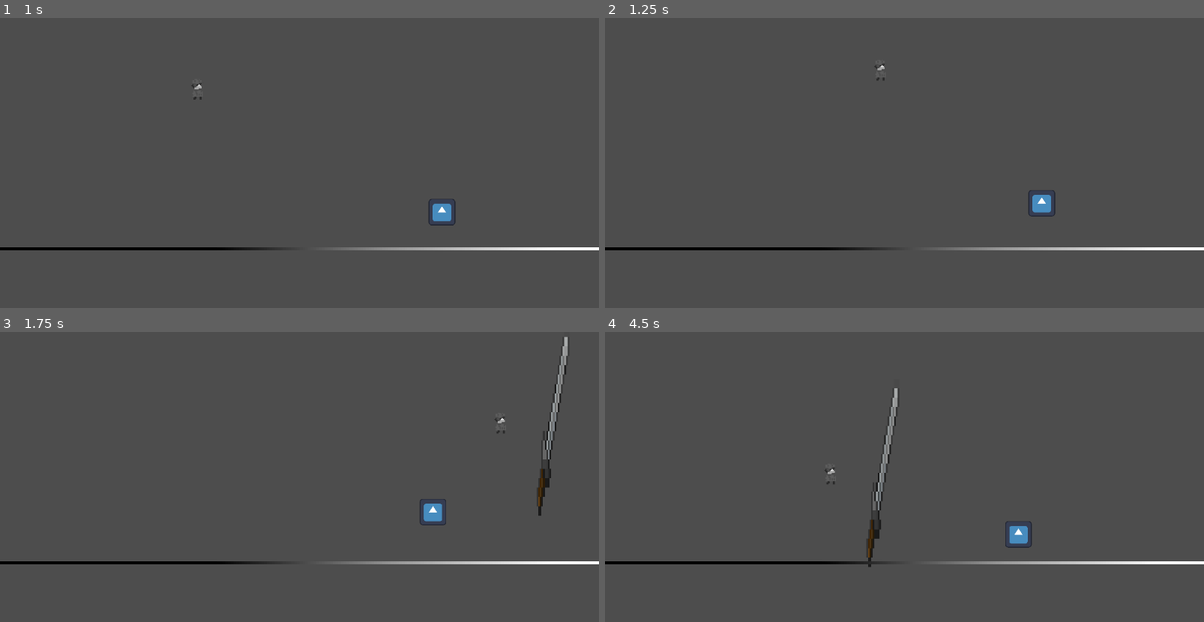
Above: before the commit, frames 1-4 (two rows, left to right).
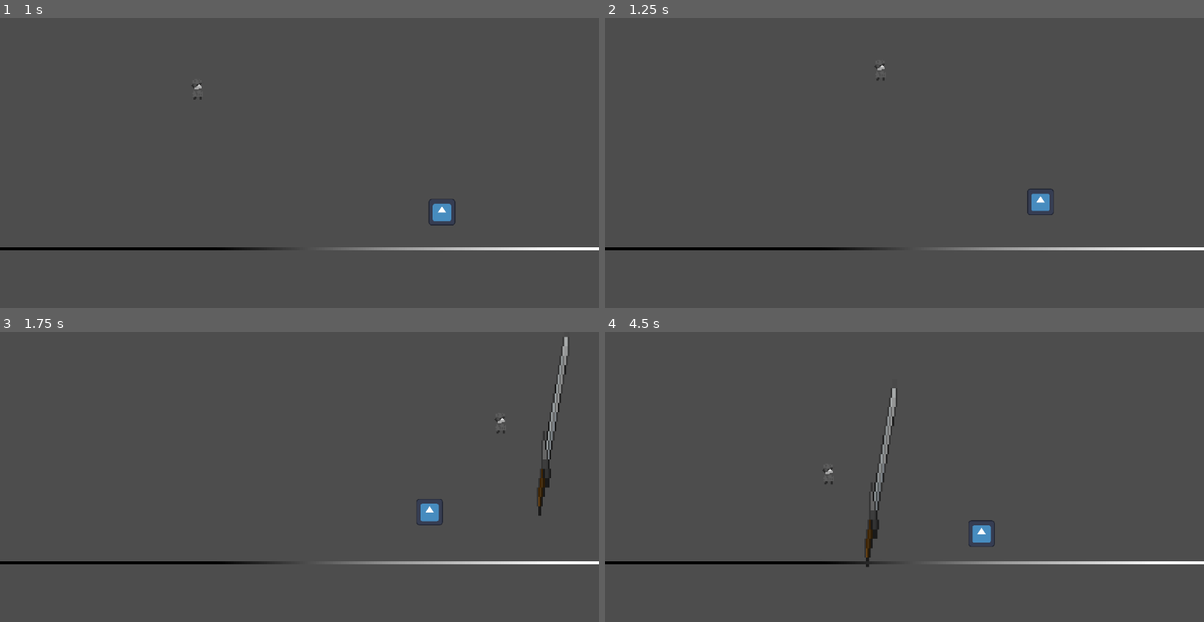
Above: after the commit, the same moments.

Repository: HimeWoo/untitled-paint-game
Game: Godot game, scene res://scenes/enemy_test.tscn
Two runs of this game, one before a commit and one after it. Both use one fixed random seed, a clock stepped at 60 frames per second and the inputs below. This scene is started directly instead of the project's main scene. The engine's default icon, where the game draws it, is replaced by a stand-in: a white triangle on a blue panel in a dark square.
Inputs (mouse positions are in pixels of both pictures, inside the frame that each line leads up to):
- Up to frame 1 (1 s): tap Enter (ui_accept) at 0.5 s; move the mouse to (269, 206) at 0.52 s; hold Right (ui_right) from 0.53 s (still down); tap J (melee_attack) at 0.6 s; click (269, 206) at 0.67 s; tap Space (jump) at 0.77 s
- Up to frame 2 (1.25 s): keep holding Right (ui_right)
- Up to frame 3 (1.75 s): keep holding Right (ui_right); move the mouse to (479, 503) at 1.27 s; tap Shift (dash) at 1.35 s; tap Space (jump) at 1.52 s; tap J (melee_attack) at 1.55 s
- Up to frame 4 (4.5 s): move the mouse to (724, 404) at 2.02 s; release Right (ui_right) at 2.03 s; hold Left (ui_left) 2.03-4.28 s; tap J (melee_attack) at 2.1, 3.05, 3.8, 4.35 s; move the mouse to (934, 453) at 2.77 s; tap E (shoot) at 2.85 s; click (934, 453) at 2.92 s; tap Space (jump) at 3.02, 3.77 s; move the mouse to (814, 369) at 3.52 s; tap 1 at 3.6 s; move the mouse to (1036, 436) at 4.27 s; hold Right (ui_right) from 4.28 s (still down)

Frame 1 is identical in both runs. In frame 2, 0.2% of the frame differs, in the area x 70-76%, y 58-69%; in frame 3, 0.1%; in frame 4, 1.3%, in the area x 36-72%, y 19-82%.

Commit message:
feat: Improve enemy-player tracking

Diff:
--- a/untitled-paint-game/scenes/FloatingEnemy.tscn
+++ b/untitled-paint-game/scenes/FloatingEnemy.tscn
@@ -7,7 +7,7 @@
 size = Vector2(120, 121)
 
 [sub_resource type="CircleShape2D" id="CircleShape2D_fmri8"]
-radius = 905.01373
+radius = 1015.0122
 
 [node name="FloatingEnemy" type="CharacterBody2D"]
 scale = Vector2(0.2, 0.2)
--- a/untitled-paint-game/scripts/floating_enemy.gd
+++ b/untitled-paint-game/scripts/floating_enemy.gd
@@ -83,10 +83,14 @@
 
 func _on_detect_exit(body: Node2D) -> void:
 	if body == player:
+		# figure out which side the player exited on
+		var side = sign(body.global_position.x - global_position.x)
+		if side != 0:
+			patrol_dir = int(side)  # +1 right, -1 left
+
 		player = null
 
-# Matches melee_attack.gd convention
-func apply_damage(amount: int, knockback: Vector2) -> void:
-	hp -= amount
-	if hp <= 0:
-		queue_free()
+#func apply_damage(amount: int, knockback: Vector2) -> void:
+	#hp -= amount
+	#if hp <= 0:
+		#queue_free()
